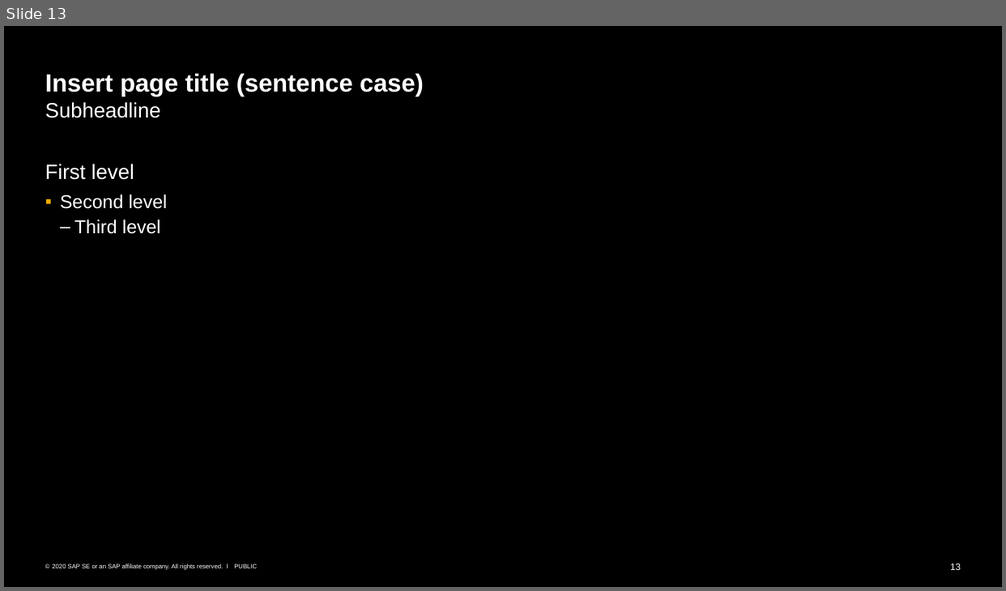
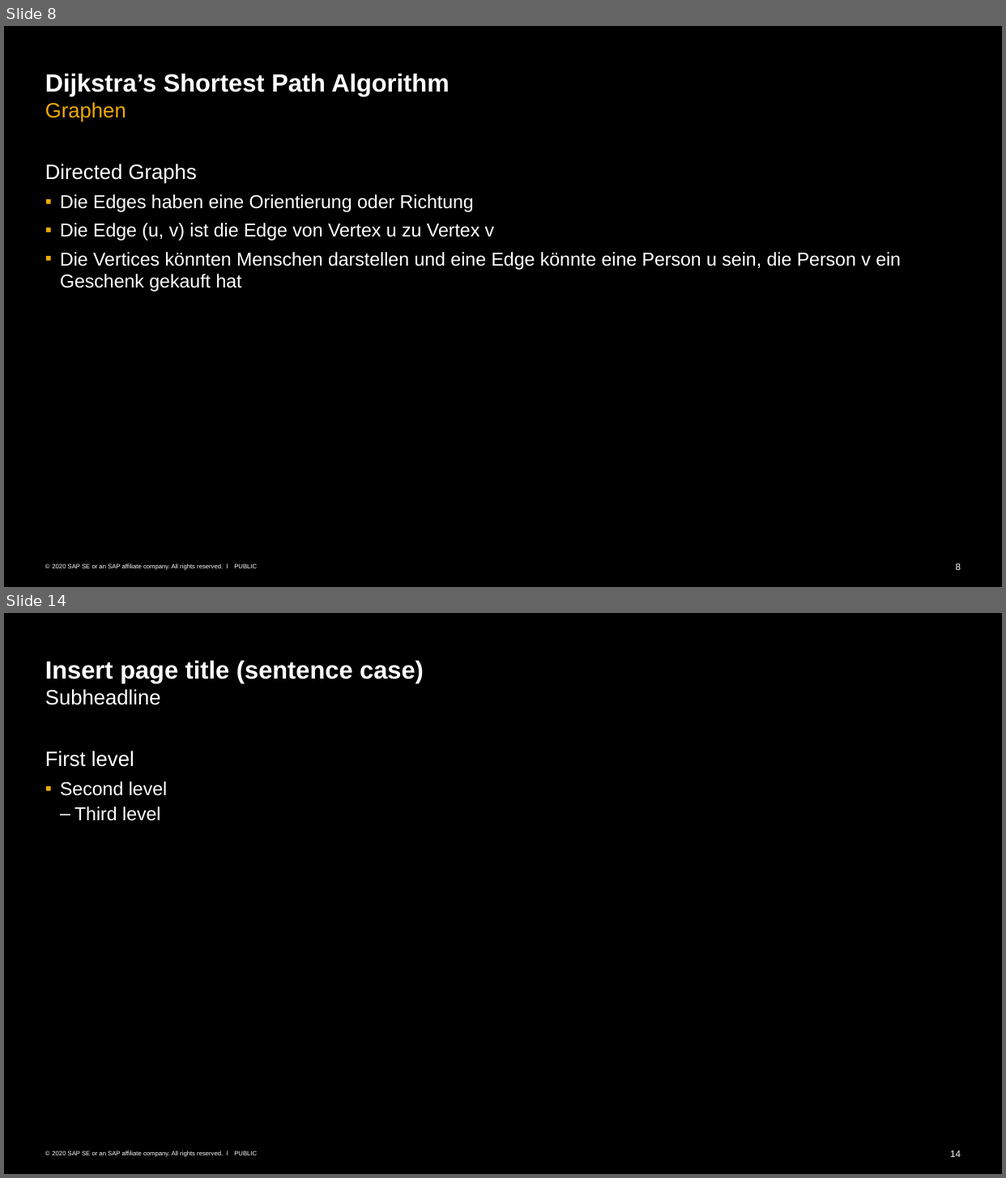
Before and after one commit to Andre-Gilbert/Dijkstra-Shortest-Path, a slide deck: docs/ALG_7_Graphen_Dijkstra.pptx. Shown one above the other, each under a label of ours: slide 13 before the commit, slides 8 and 14 after it; the slides between them are not shown. The pictures are 1006x591 and 1006x1178 pixels, drawn with LibreOffice and Linux fonts; fonts in the diff are those of the drawing. Boxes give left, top, right and bottom in pixels: in the first picture for what was removed or moved away, otherwise in the second. Text is boxed around its words. In the diff, an @@ line names an element or a change of style, - is before the commit and + after.

```diff
--- a/docs/ALG_7_Graphen_Dijkstra.pptx
+++ b/docs/ALG_7_Graphen_Dijkstra.pptx
@@ slide 8 added at (x1=4, y1=26, x2=1002, y2=587), background #000000; not listed: 3 template elements that a slide beside it also shows @@
@@ title added at (x1=45, y1=73, x2=449, y2=122), 24 pt, text #FFFFFF, bold @@
+Dijkstra’s Shortest Path Algorithm
+Graphen
@@ text added at (x1=45, y1=164, x2=901, y2=292), 18 pt, text #FFFFFF @@
+Directed Graphs
+  ▪ Die Edges haben eine Orientierung oder Richtung
+  ▪ Die Edge (u, v) ist die Edge von Vertex u zu Vertex v
+  ▪ Die Vertices könnten Menschen darstellen und eine Edge könnte eine Person u sein, die Person v ein Geschenk gekauft hat
@@ what was slide 13 is now slide 14 @@
@@ page number at (x1=950, y1=1151, x2=961, y2=1157): text changed @@
-13
+14
```
Also in this commit, not shown: 5 slides changed, 14 other slides added, 17 slides removed.
